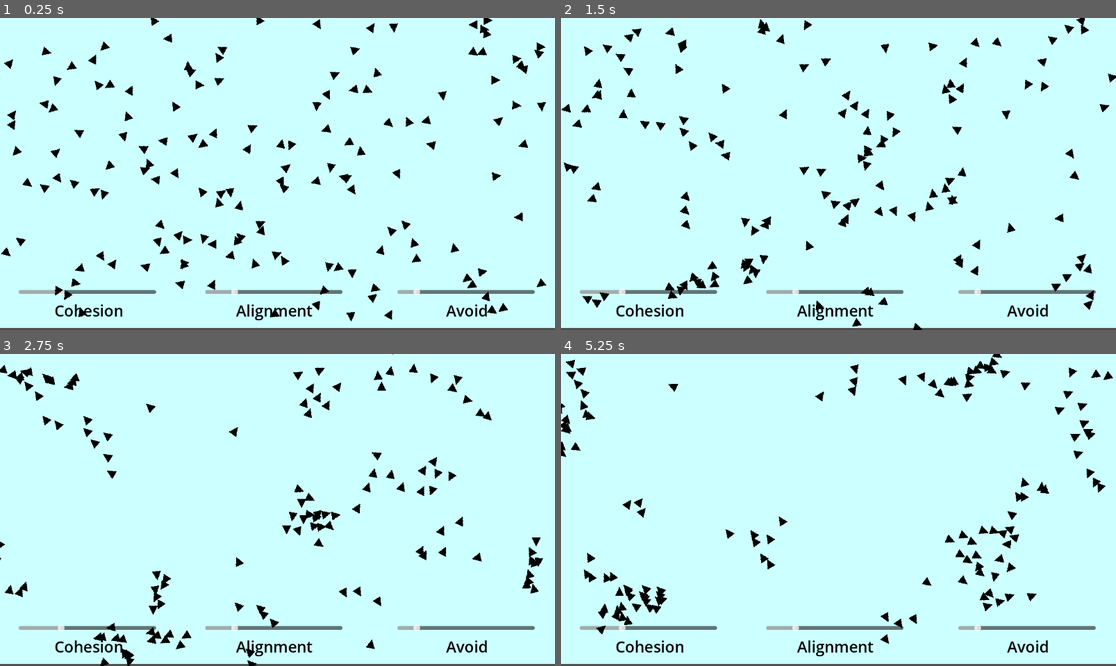
Above: before the commit, frames 1-4 (two rows, left to right).
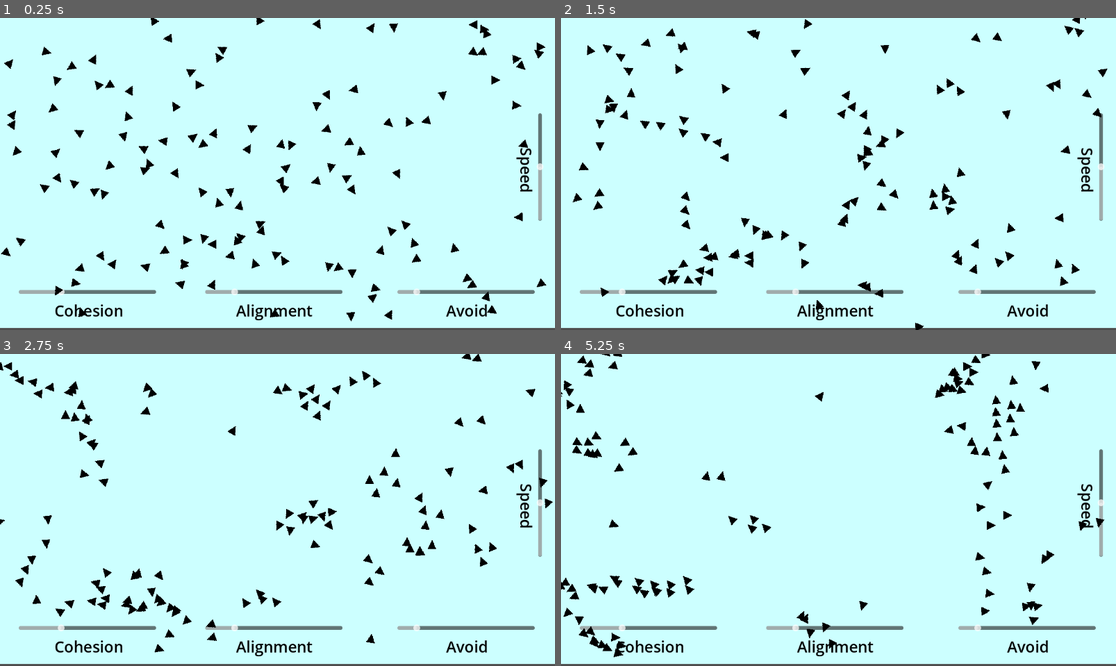
Above: after the commit, the same moments.

Repository: are-dynamic-2025-g6/boids
Game: Godot game, scene res://Scenes/main.tscn
Two runs of this game, one before a commit and one after it. Both use one fixed random seed, a clock stepped at 60 frames per second and the inputs below.
Inputs:
- Up to frame 1 (0.25 s): no input
- Up to frame 2 (1.5 s): tap Enter (ui_accept) at 0.5, 0.77 s; tap Space (print) at 0.6, 1.35 s
- Up to frame 3 (2.75 s): tap Enter (ui_accept) at 1.52 s; tap Space (print) at 2.1 s
- Up to frame 4 (5.25 s): tap Space (print) every 0.75 s from 2.85 to 5.1 s; tap Enter (ui_accept) at 3.02, 3.77, 4.52 s

The runs differ from the first frame. In frame 1, 1.1% of the frame differs, in the area x 4-99%, y 0-95%; in frame 2, 4.8%; in frame 3, 5.8%; in frame 4, 6.1%, in the area x 0-100%, y 0-98%.

Commit message:
Ajout du slider mystere :)

Diff:
--- a/Scenes/main.tscn
+++ b/Scenes/main.tscn
@@ -70,7 +70,28 @@
 "
 horizontal_alignment = 1
 
+[node name="speed" type="VSlider" parent="."]
+offset_left = 1088.0
+offset_top = 198.0
+offset_right = 1154.0
+offset_bottom = 421.0
+max_value = 200.0
+value = 100.0
+
+[node name="speed2" type="Label" parent="."]
+offset_left = 1115.0
+offset_top = 185.0
+offset_right = 1378.0
+offset_bottom = 230.0
+rotation = 1.5708
+theme_override_colors/font_color = Color(0, 0, 0, 1)
+theme_override_font_sizes/font_size = 32
+text = "Speed
+"
+horizontal_alignment = 1
+
 [connection signal="timeout" from="refresh_rate" to="." method="_on_timer_timeout"]
 [connection signal="value_changed" from="coherence" to="." method="val_change" binds= ["coherence"]]
 [connection signal="value_changed" from="alignment" to="." method="val_change" binds= ["alignment"]]
 [connection signal="value_changed" from="avoid" to="." method="val_change" binds= ["avoid"]]
+[connection signal="value_changed" from="speed" to="." method="val_change" binds= ["speed"]]
--- a/Scripts/main.gd
+++ b/Scripts/main.gd
@@ -5,7 +5,7 @@
 var cage : Array[Node]
 var dico_distances : Array
 var curr_dist : float
-const NB_OIZO = 150
+const NB_OIZO = 125
 
 func _ready() -> void:
 	#gere les doublons au spawn
@@ -61,3 +61,5 @@
 				i.VISION_ALIGNEMENT = value
 			"avoid" :
 				i.VISION_SEPARATION = value
+			"speed":
+				Engine.time_scale = float(value) / 100
--- a/Scripts/oizo.gd
+++ b/Scripts/oizo.gd
@@ -71,13 +71,13 @@
 
 
 func stay_in_screen_turn() :
-	if position.x < 50:
+	if position.x < 60:
 		curr_velo.x += TURN
-	if position.x > 1090:
+	if position.x > 1080:
 		curr_velo.x -= TURN
-	if position.y < 50:
+	if position.y < 60:
 		curr_velo.y += TURN
-	if position.y > 550:
+	if position.y > 530:
 		curr_velo.y -= TURN
 
 func stay_in_screen_inv():
